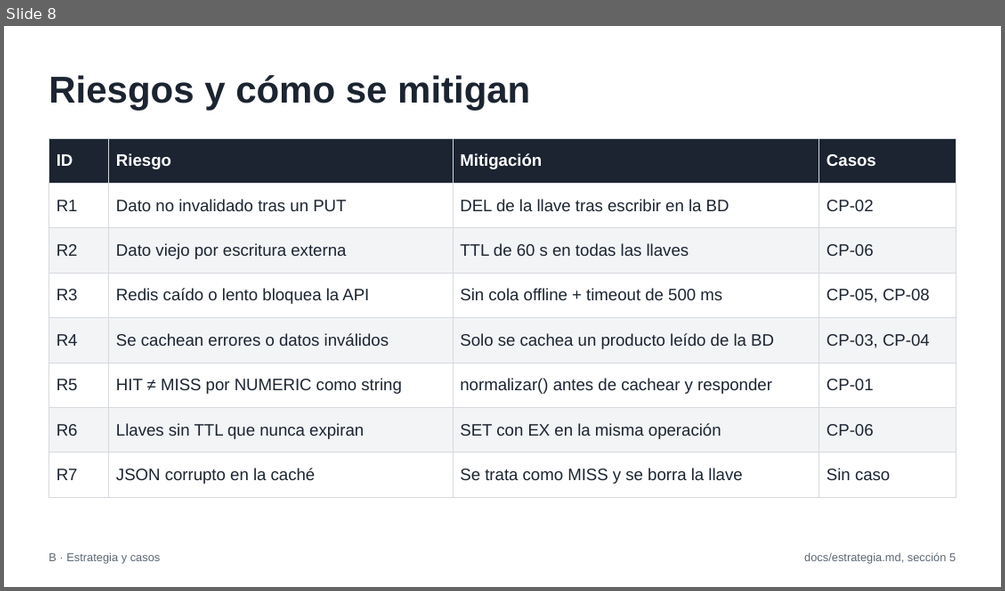
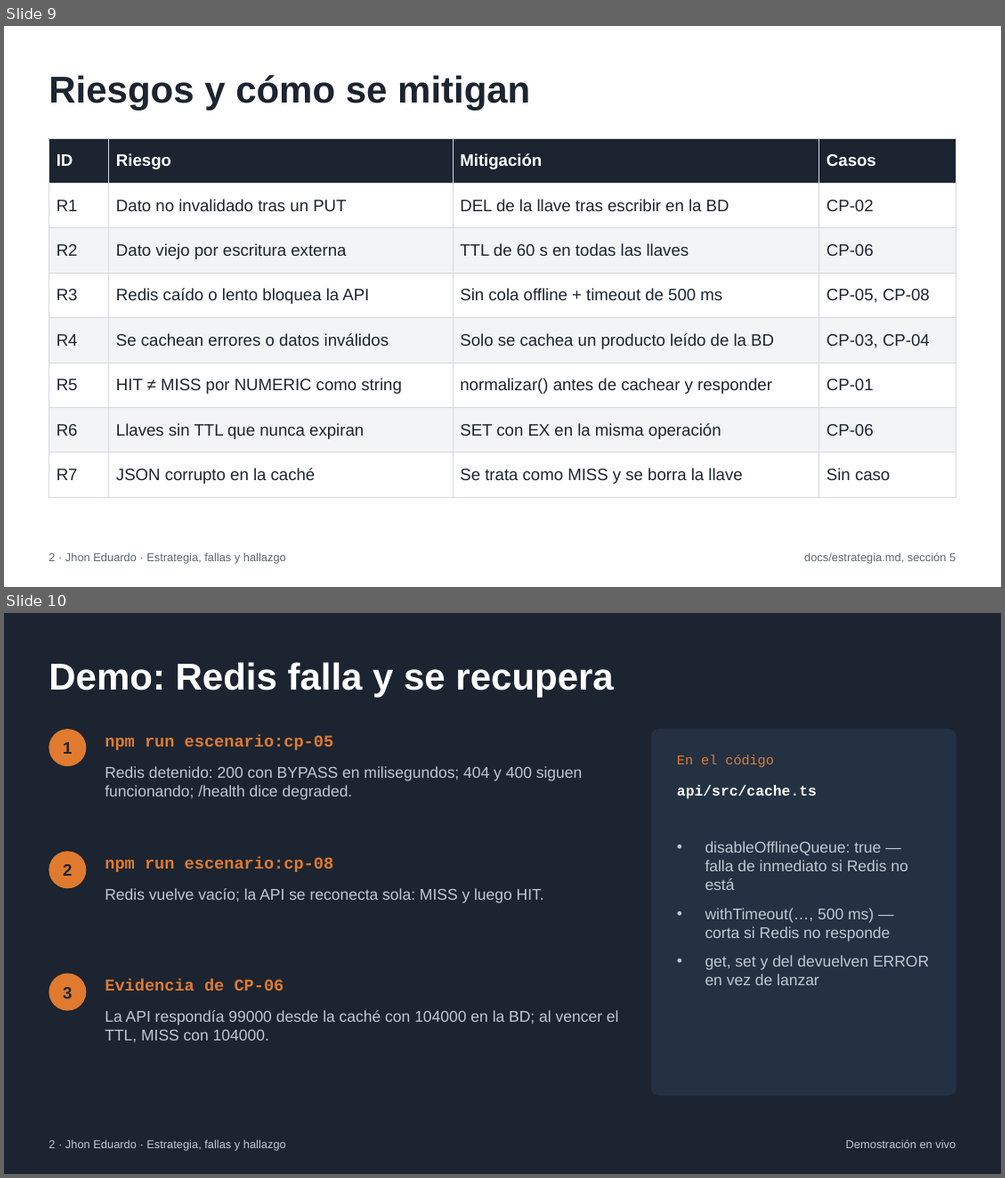
Before and after one commit to SebastianVillaC/lab-cache, a slide deck: docs/presentacion/presentacion-cache.pptx. Shown one above the other, each under a label of ours: slide 8 before the commit, slides 9 and 10 after it. The pictures are 1005x591 and 1005x1178 pixels, drawn with LibreOffice and Linux fonts; fonts in the diff are those of the drawing. Boxes give left, top, right and bottom in pixels: in the first picture for what was removed or moved away, otherwise in the second. Text is boxed around its words. In the diff, an @@ line names an element or a change of style, - is before the commit and + after.

```diff
--- a/docs/presentacion/presentacion-cache.pptx
+++ b/docs/presentacion/presentacion-cache.pptx
@@ slide 10 added at box(4, 613, 1001, 1174), background #1B2430 @@
@@ title added at box(48, 662, 613, 697), 36 pt, text #FFFFFF, bold @@
+Demo: Redis falla y se recupera
@@ ellipse added at box(48, 729, 86, 766), fill #E07A2F @@
@@ text added at box(63, 742, 72, 754), 16 pt, text #1B2430, bold @@
+1
@@ text added at box(105, 735, 334, 750), 16 pt, text #E07A2F, bold @@
+npm run escenario:cp-05
@@ rounded rectangle added at box(651, 729, 956, 1095), fill #243142 @@
@@ text added at box(105, 766, 582, 800), 15 pt, text #BFC8D2 @@
+Redis detenido: 200 con BYPASS en milisegundos; 404 y 400 siguen funcionando; /health dice degraded.
@@ text added at box(677, 755, 774, 767), 13 pt, text #E07A2F @@
+En el código
@@ text added at box(677, 785, 817, 799), 14 pt, text #FFFFFF, bold @@
+api/src/cache.ts
@@ ellipse added at box(48, 851, 86, 888), fill #E07A2F @@
@@ text added at box(705, 841, 929, 985), 15 pt, text #BFC8D2 @@
+• disableOfflineQueue: true — falla de inmediato si Redis no está
+• withTimeout(…, 500 ms) — corta si Redis no responde
+• get, set y del devuelven ERROR en vez de lanzar
@@ text added at box(63, 864, 72, 876), 16 pt, text #1B2430, bold @@
+2
@@ text added at box(105, 857, 334, 872), 16 pt, text #E07A2F, bold @@
+npm run escenario:cp-08
@@ text added at box(105, 888, 544, 903), 15 pt, text #BFC8D2 @@
+Redis vuelve vacío; la API se reconecta sola: MISS y luego HIT.
@@ ellipse added at box(48, 973, 86, 1011), fill #E07A2F @@
@@ text added at box(105, 979, 284, 990), 16 pt, text #E07A2F, bold @@
+Evidencia de CP-06
@@ text added at box(63, 987, 72, 998), 16 pt, text #1B2430, bold @@
+3
@@ text added at box(105, 1010, 619, 1042), 15 pt, text #BFC8D2 @@
+La API respondía 99000 desde la caché con 104000 en la BD; al vencer el TTL, MISS con 104000.
@@ text added at box(48, 1139, 286, 1151), 11 pt, text #BFC8D2 @@
+2 · Jhon Eduardo · Estrategia, fallas y hallazgo
@@ text added at box(846, 1139, 955, 1148), 11 pt, text #BFC8D2 @@
+Demostración en vivo
@@ what was slide 8 is now slide 9 @@
@@ slide 9 changed as well @@
@@ text at box(48, 552, 286, 564): text changed @@
-B · Estrategia y casos
+2 · Jhon Eduardo · Estrategia, fallas y hallazgo
```
Also in this commit, not shown: 13 other slides changed, 2 other slides added, 1 slide removed.
